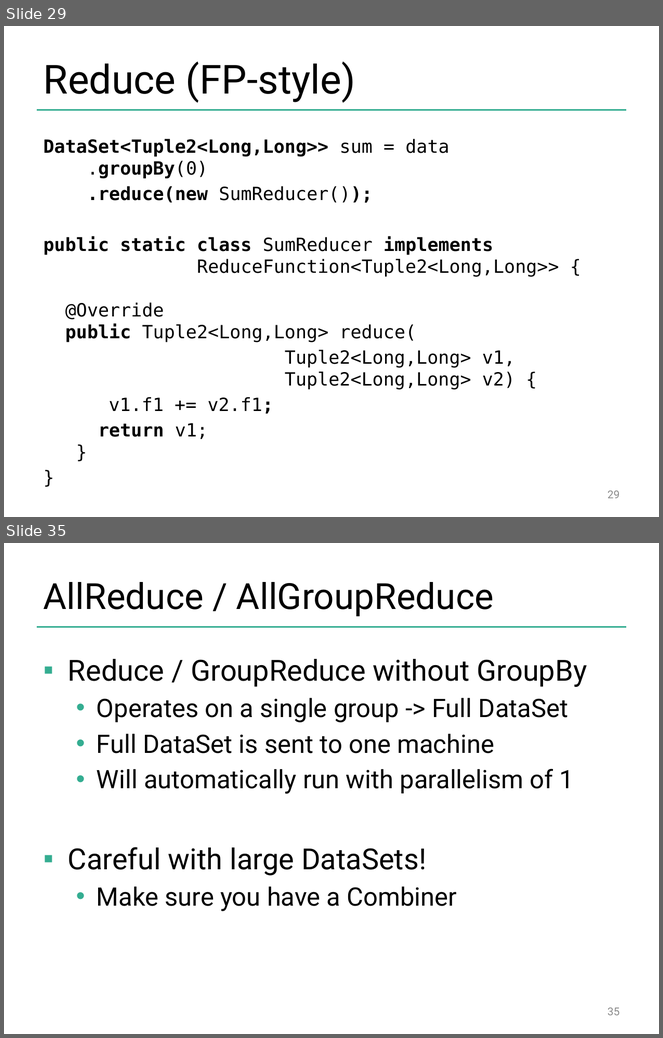
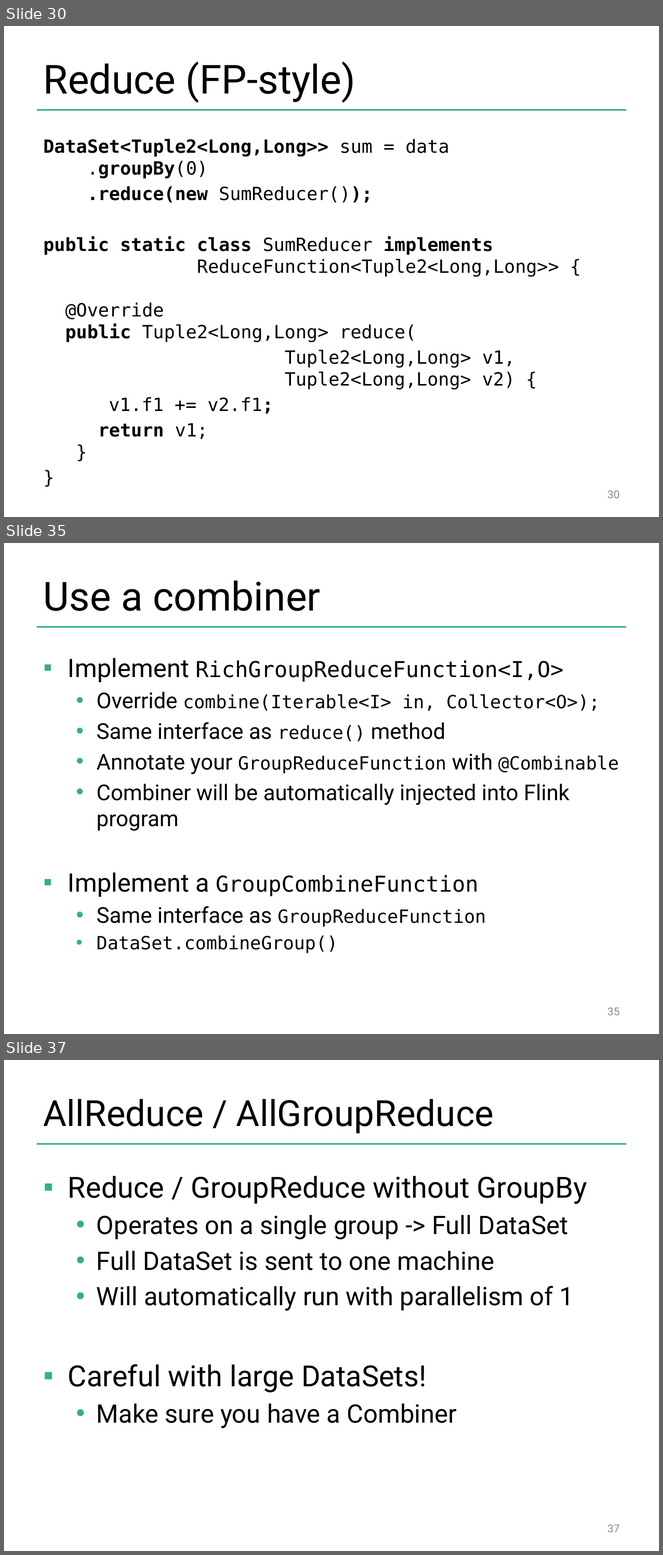
Before and after one commit to dataArtisans/flink-training-web, a slide deck: slides/flink_batch_advanced.pptx. Shown one above the other, each under a label of ours: slides 29 and 35 before the commit, slides 30, 35 and 37 after it; the slides between them are not shown. The pictures are 663x1038 and 663x1555 pixels, drawn with LibreOffice and Linux fonts; fonts in the diff are those of the drawing; background and template pictures are left out. Boxes give left, top, right and bottom in pixels: in the first picture for what was removed or moved away, otherwise in the second. Text is boxed around its words. In the diff, an @@ line names an element or a change of style, - is before the commit and + after.

```diff
--- a/slides/flink_batch_advanced.pptx
+++ b/slides/flink_batch_advanced.pptx
@@ slide 35 added at bbox=[4, 543, 659, 1034], background #FFFFFF; not listed: 1 template element that a slide beside it also shows @@
@@ title added at bbox=[44, 580, 321, 611], 44 pt, text #000000 @@
+Use a combiner
@@ text added at bbox=[68, 658, 619, 954], 24 pt, text #000000 @@
+▪ Implement RichGroupReduceFunction<I,O>
+  • Override combine(Iterable<I> in, Collector<O>);
+  • Same interface as reduce() method
+  • Annotate your GroupReduceFunction with @Combinable
+  • Combiner will be automatically injected into Flink program
+▪ Implement a GroupCombineFunction
+  • Same interface as GroupReduceFunction
+  • DataSet.combineGroup()
@@ page number added at bbox=[608, 1008, 620, 1016], 12 pt, text #8C8C8C @@
+35
@@ what was slide 29 is now slide 30 @@
@@ page number at bbox=[608, 491, 620, 499]: text changed @@
-29
+30
@@ what was slide 35 is now slide 37 @@
@@ page number at bbox=[608, 1525, 620, 1533]: text changed @@
-35
+37
```
Also in this commit, not shown: 11 slides changed, 9 other slides added, 7 slides removed.
